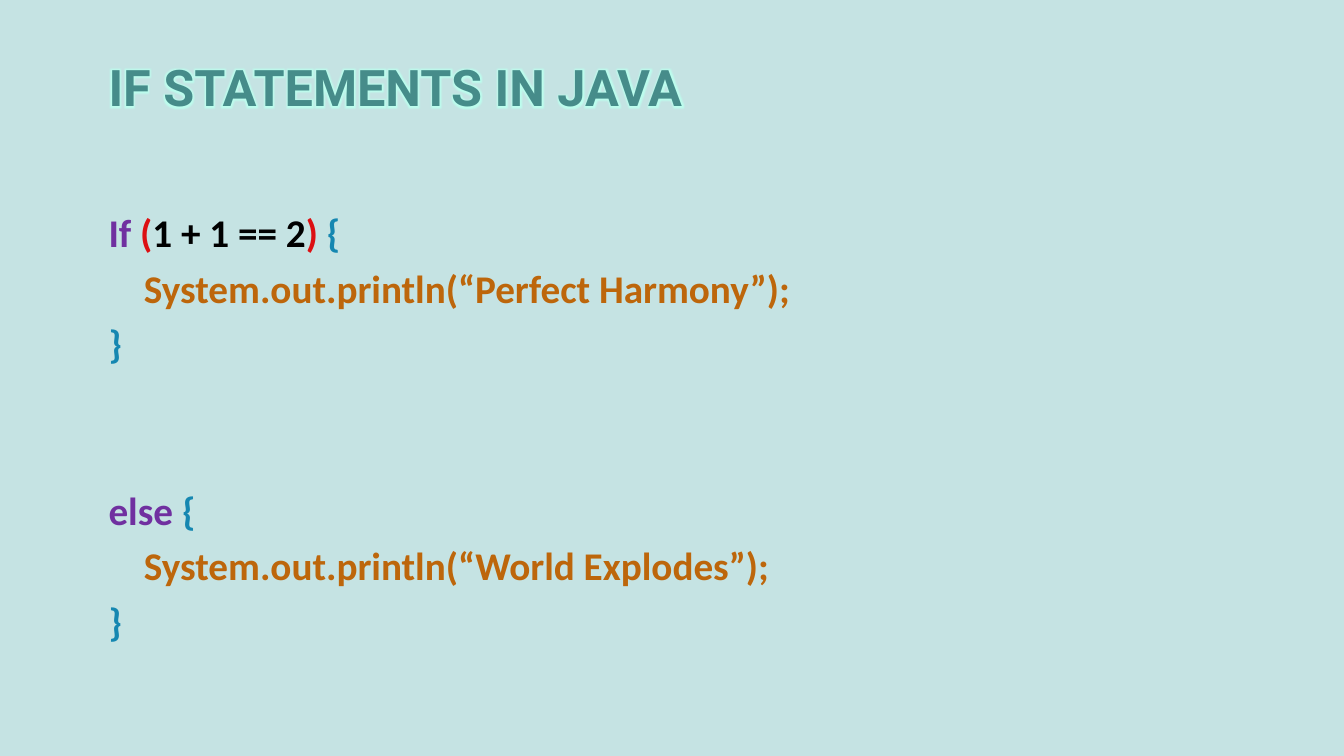
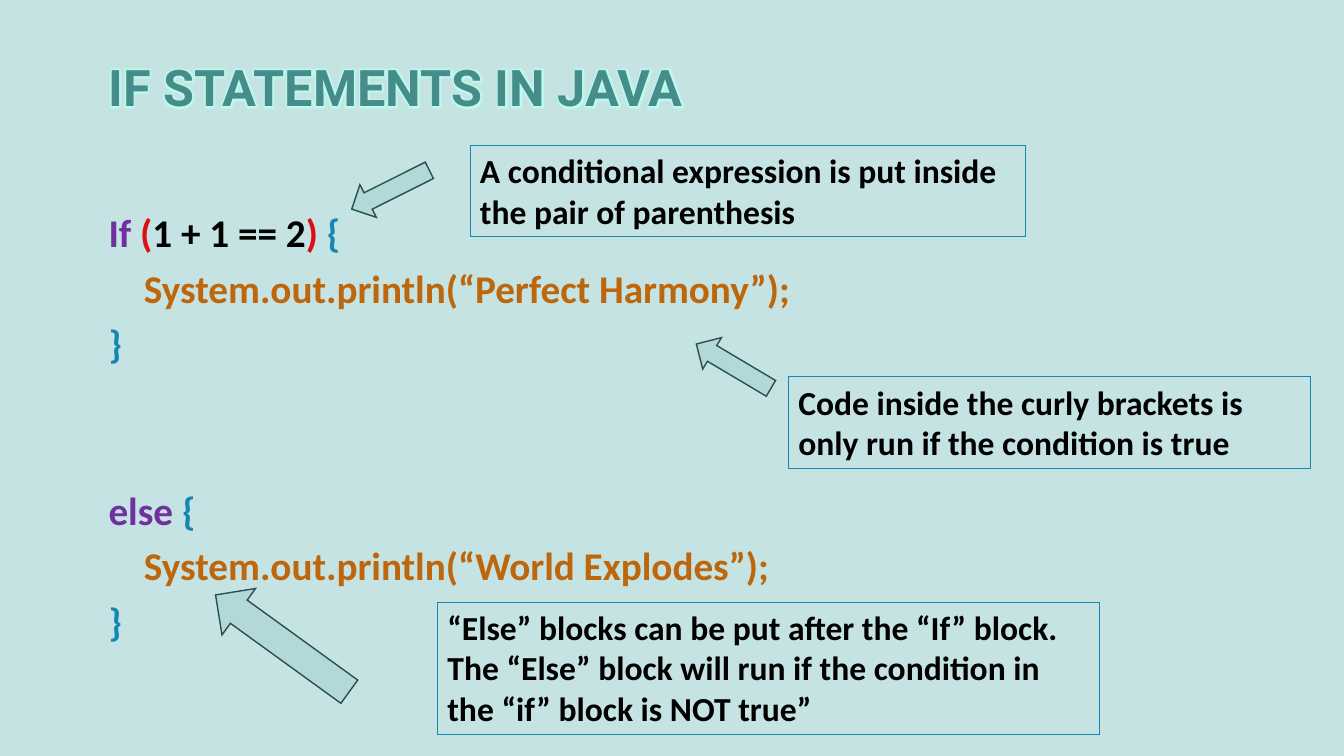
Before and after one commit to AlmightyHairball/RobotJavaClass2024, a slide deck: slide 12 of Presentation/Part-1.pptx. Drawn at 1344x756 pixels with LibreOffice and Linux fonts; fonts in the diff are those of the drawing; background and template pictures are left out. Boxes give left, top, right and bottom in pixels: in the first picture for what was removed or moved away, otherwise in the second. Text is boxed around its words. In the diff, an @@ line names an element or a change of style, - is before the commit and + after.

Commit message:
Finished the Conditional Statements and Loops section in the presentation.

```diff
--- a/Presentation/Part-1.pptx
+++ b/Presentation/Part-1.pptx
@@ rectangle added at [470, 145, 1025, 237], outline #1587B1 0.75 pt, 24 pt, text #000000, bold @@
+A conditional expression is put inside the pair of parenthesis
@@ right arrow added at [343, 154, 437, 225], fill #66B2B0 at 20% opacity, outline #2D4E4D 1 pt @@
@@ right arrow added at [687, 328, 781, 404], fill #66B2B0 at 20% opacity, outline #2D4E4D 1 pt @@
@@ rectangle added at [788, 377, 1311, 469], outline #1587B1 0.75 pt, 24 pt, text #000000, bold @@
+Code inside the curly brackets is only run if the condition is true
@@ right arrow added at [198, 572, 366, 716], fill #66B2B0 at 20% opacity, outline #2D4E4D 1 pt @@
@@ rectangle added at [438, 602, 1100, 734], outline #1587B1 0.75 pt, 24 pt, text #000000, bold @@
+“Else” blocks can be put after the “If” block. The “Else” block will run if the condition in the “if” block is NOT true”
```
Also in this commit, not shown: 1 slide added, 1 slide removed, 1 other file.
